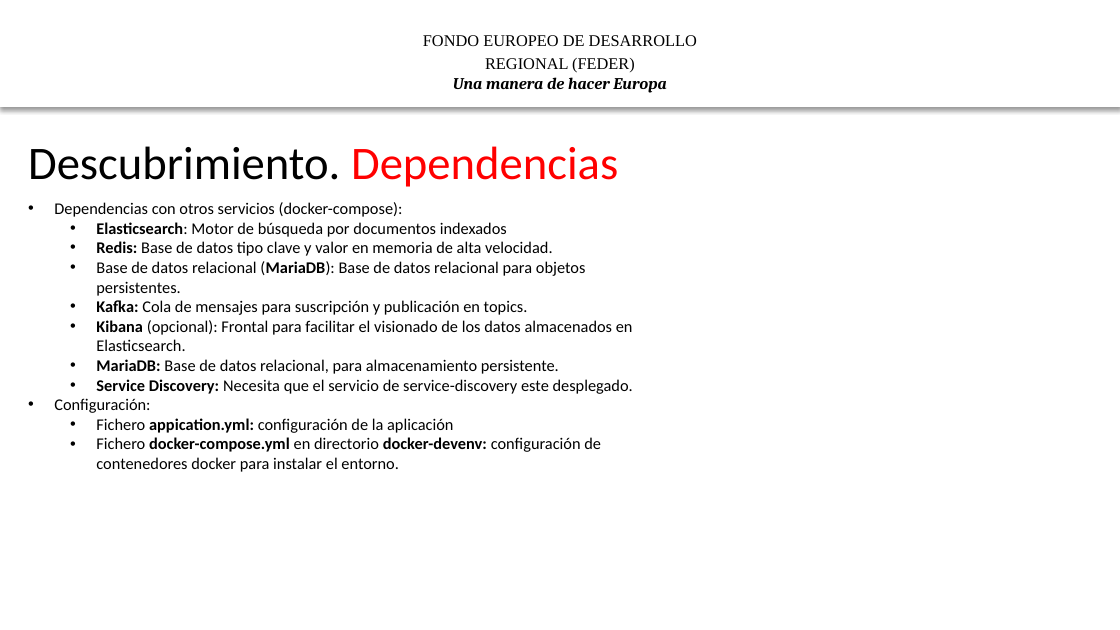
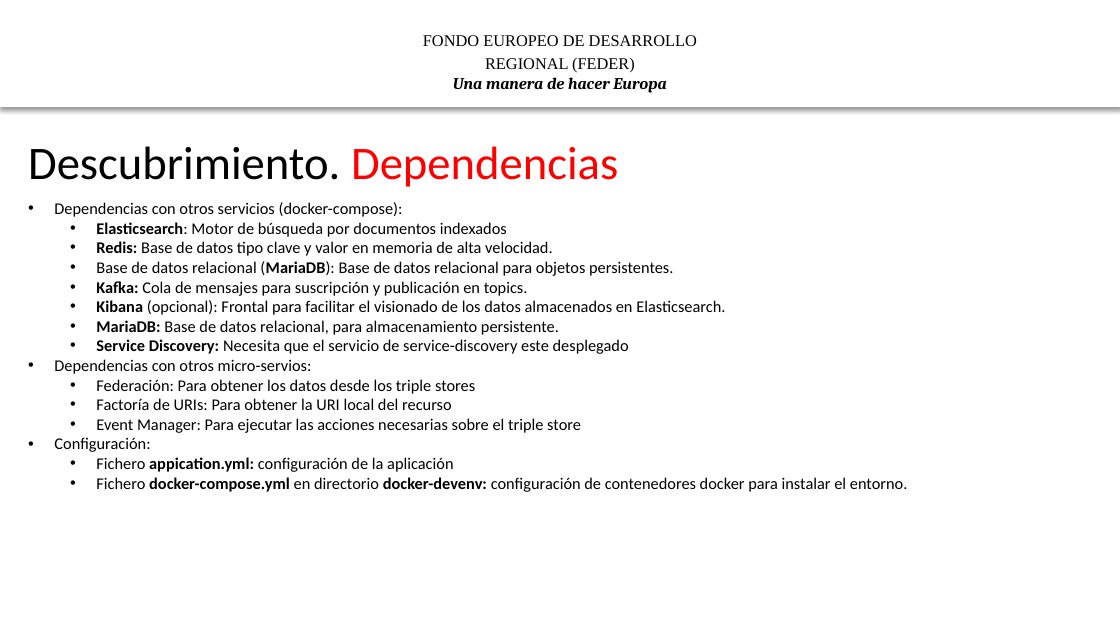
Before and after one commit to HerculesCRUE/ib-asio-docs-, a slide deck: slide 3 of 28-Material_de_formación/Formación Federación y Descubrimiento/III Arquitectura e integración.pptx (slide 10 before the commit). Drawn at 1120x630 pixels with LibreOffice and Linux fonts; fonts in the diff are those of the drawing; background and template pictures are left out. Boxes give left, top, right and bottom in pixels: in the first picture for what was removed or moved away, otherwise in the second. Text is boxed around its words. In the diff, an @@ line names an element or a change of style, - is before the commit and + after.

```diff
--- a/28-Material_de_formación/Formación Federación y Descubrimiento/III Arquitectura e integración.pptx
+++ b/28-Material_de_formación/Formación Federación y Descubrimiento/III Arquitectura e integración.pptx
@@ text at [54,339,629,433]: text changed @@
-  • Service Discovery: Necesita que el servicio de service-discovery este desplegado.
+  • Service Discovery: Necesita que el servicio de service-discovery este desplegado
+• Dependencias con otros micro-servios:
+  • Federación: Para obtener los datos desde los triple stores
+  • Factoría de URIs: Para obtener la URI local del recurso
+  • Event Manager: Para ejecutar las acciones necesarias sobre el triple store
```
Also in this commit, not shown: 13 other slides changed, 12 slides added, 19 other files.
